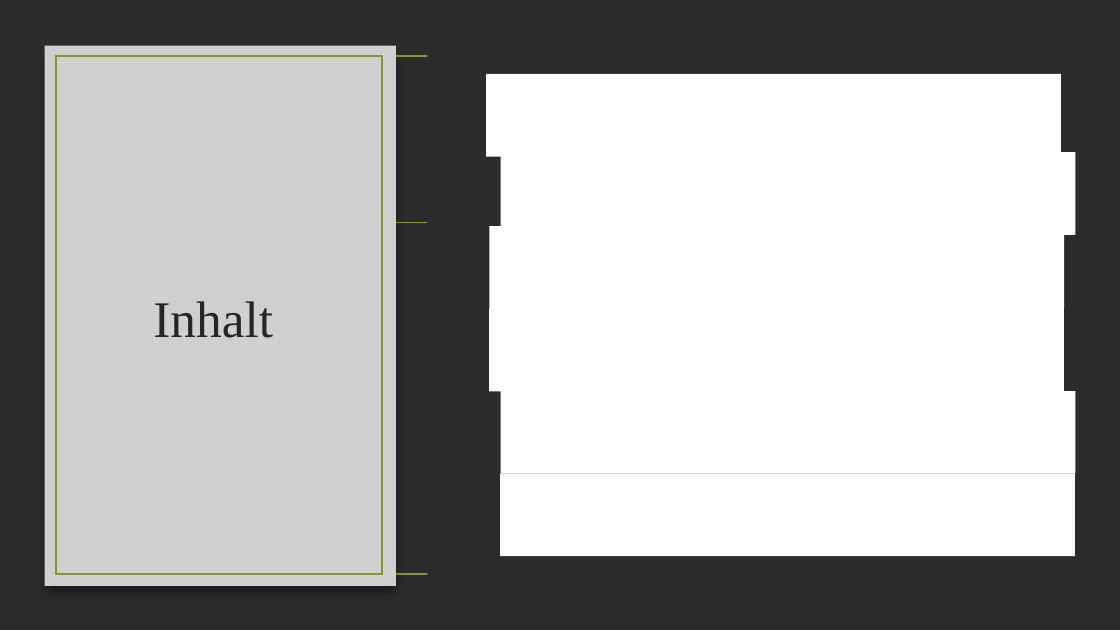
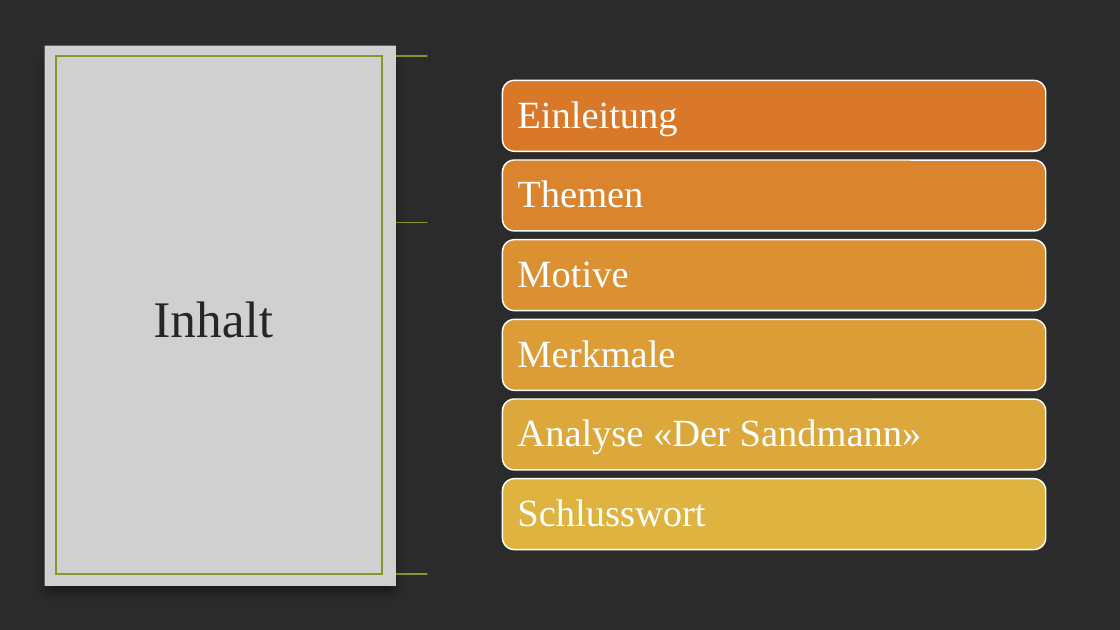
Before and after one commit to AkazeX/Schule, a slide deck: slide 2 of BM/Deutsch/Romantik/Romantik.pptx. Drawn at 1120x630 pixels with LibreOffice and Linux fonts; fonts in the diff are those of the drawing; grey boxes stand for pictures; background and template pictures are left out; a plain dark background stands for a picture behind light text. Boxes give left, top, right and bottom in pixels: in the first picture for what was removed or moved away, otherwise in the second. Text is boxed around its words. In the diff, an @@ line names an element or a change of style, - is before the commit and + after.

```diff
--- a/BM/Deutsch/Romantik/Romantik.pptx
+++ b/BM/Deutsch/Romantik/Romantik.pptx
@@ rectangle removed at (x1=486, y1=74, x2=1061, y2=156) @@
@@ rectangle removed at (x1=501, y1=152, x2=1075, y2=234) @@
@@ rectangle removed at (x1=490, y1=226, x2=1065, y2=308) @@
@@ rectangle removed at (x1=489, y1=309, x2=1064, y2=392) @@
@@ rectangle removed at (x1=501, y1=392, x2=1075, y2=474) @@
@@ rectangle removed at (x1=501, y1=474, x2=1075, y2=556) @@
@@ group added at (x1=502, y1=81, x2=1046, y2=549): 5 rounded rectangles, 5 texts @@
+Einleitung
+Themen
+Merkmale
+Analyse «Der Sandmann»
+Schlusswort
```
Also in this commit, not shown: 9 other slides changed, 2 slides added, 3 other files.
